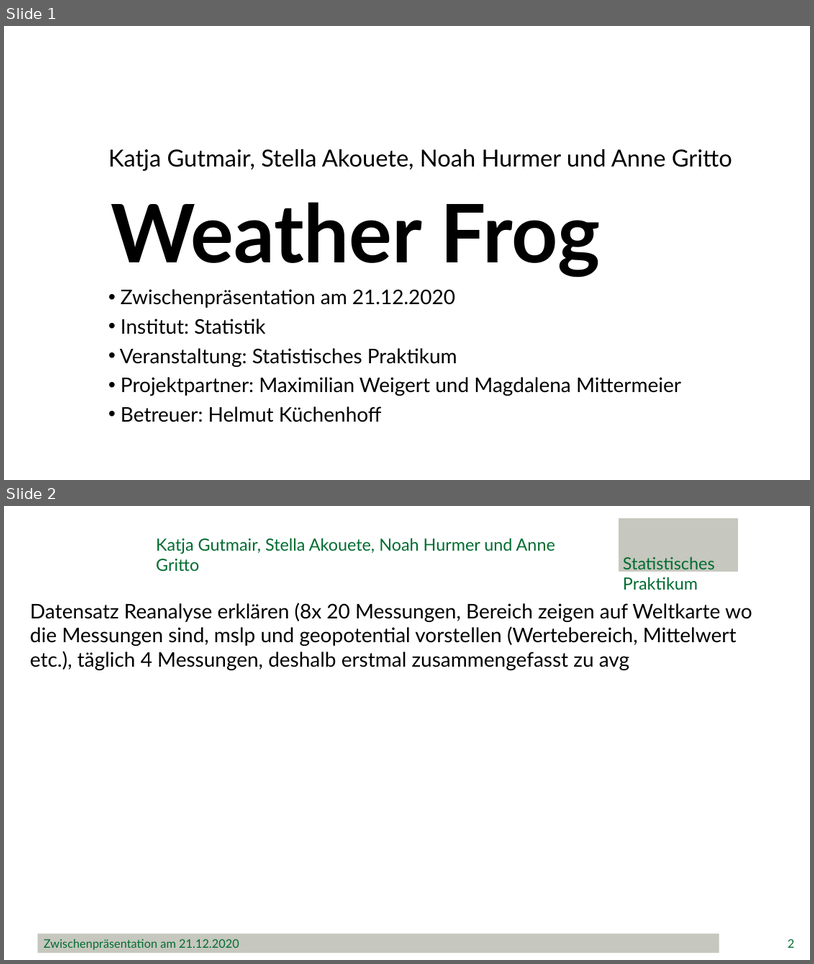
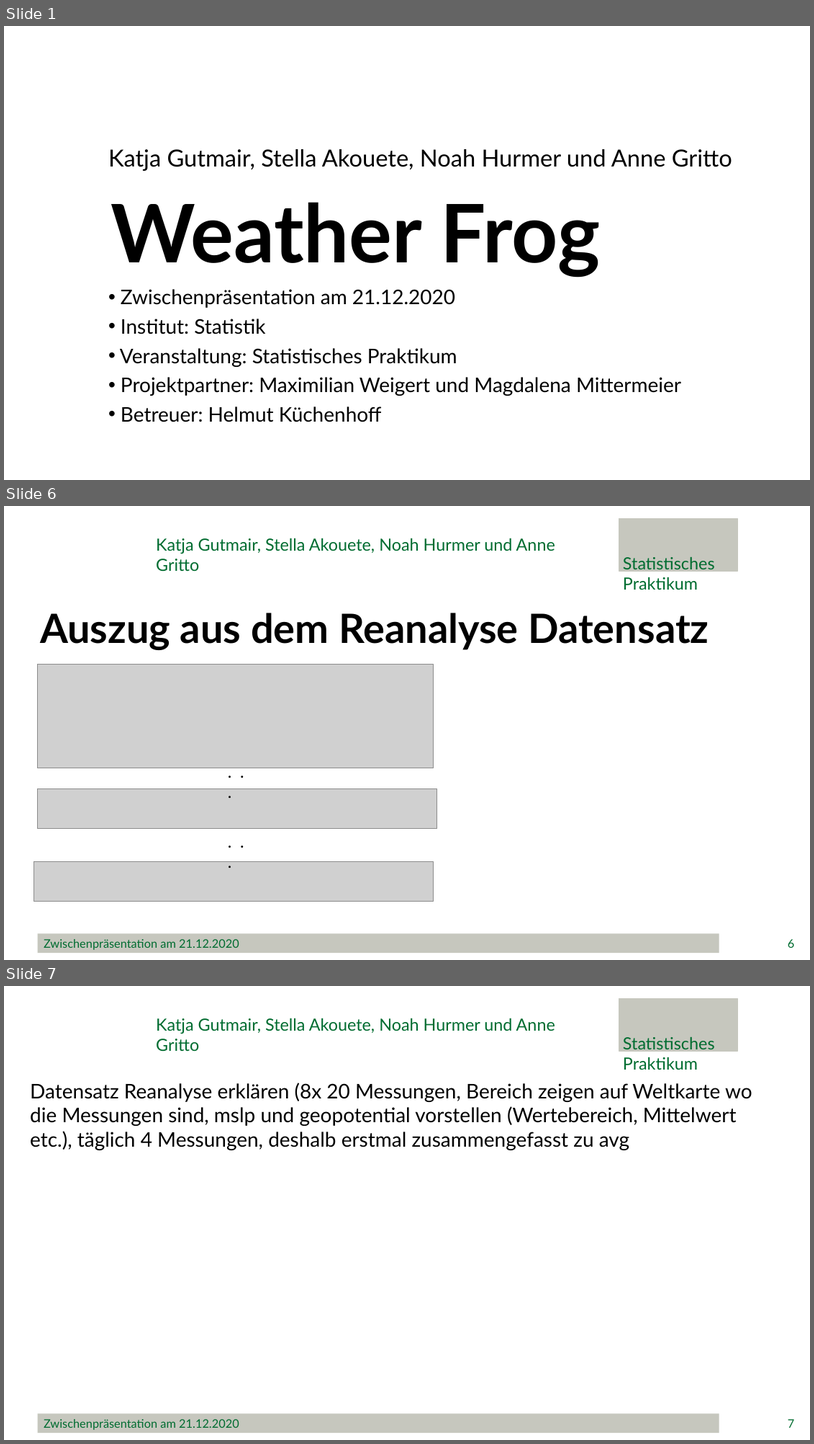
Before and after one commit to minimops/weatherFrog, a slide deck: Zwischenpraesentation.pptx. Shown one above the other, each under a label of ours: slides 1 and 2 before the commit, slides 1, 6 and 7 after it; the slides between them are not shown. The pictures are 814x964 and 814x1444 pixels, drawn with LibreOffice and Linux fonts; fonts in the diff are those of the drawing; grey boxes stand for pictures; background and template pictures are left out. Boxes give left, top, right and bottom in pixels: in the first picture for what was removed or moved away, otherwise in the second. Text is boxed around its words. In the diff, an @@ line names an element or a change of style, - is before the commit and + after.

```diff
--- a/Zwischenpraesentation.pptx
+++ b/Zwischenpraesentation.pptx
@@ slide 6 added at bbox=[4, 506, 810, 960], background #FFFFFF @@
@@ rectangle added at bbox=[619, 519, 738, 572], fill #C6C7BE, outline #C6C7BE 1 pt @@
@@ title added at bbox=[156, 538, 556, 571], 20 pt, text #006C30 @@
+Katja Gutmair, Stella Akouete, Noah Hurmer und Anne Gritto
@@ text added at bbox=[623, 557, 715, 590], 20 pt, text #006C30 @@
+Statistisches Praktikum
@@ text added at bbox=[40, 613, 709, 650], 48 pt, text #000000, bold @@
+Auszug aus dem Reanalyse Datensatz
@@ picture added at bbox=[37, 664, 434, 768] @@
@@ text added at bbox=[221, 758, 262, 784], 20 pt, text #000000 @@
+. . .
@@ picture added at bbox=[37, 788, 437, 829] @@
@@ text added at bbox=[221, 828, 262, 854], 20 pt, text #000000 @@
+. . .
@@ picture added at bbox=[34, 862, 434, 901] @@
@@ rectangle added at bbox=[38, 933, 720, 952], fill #C6C7BE, 14 pt, text #006C30 @@
+Zwischenpräsentation am 21.12.2020
@@ page number added at bbox=[788, 939, 795, 947], 14 pt, text #006C30 @@
+6
@@ what was slide 2 is now slide 7 @@
@@ page number at bbox=[788, 1419, 795, 1427]: text changed @@
-2
+7
```
Also in this commit, not shown: 1 slide changed, 4 other slides added, 3 other files.
